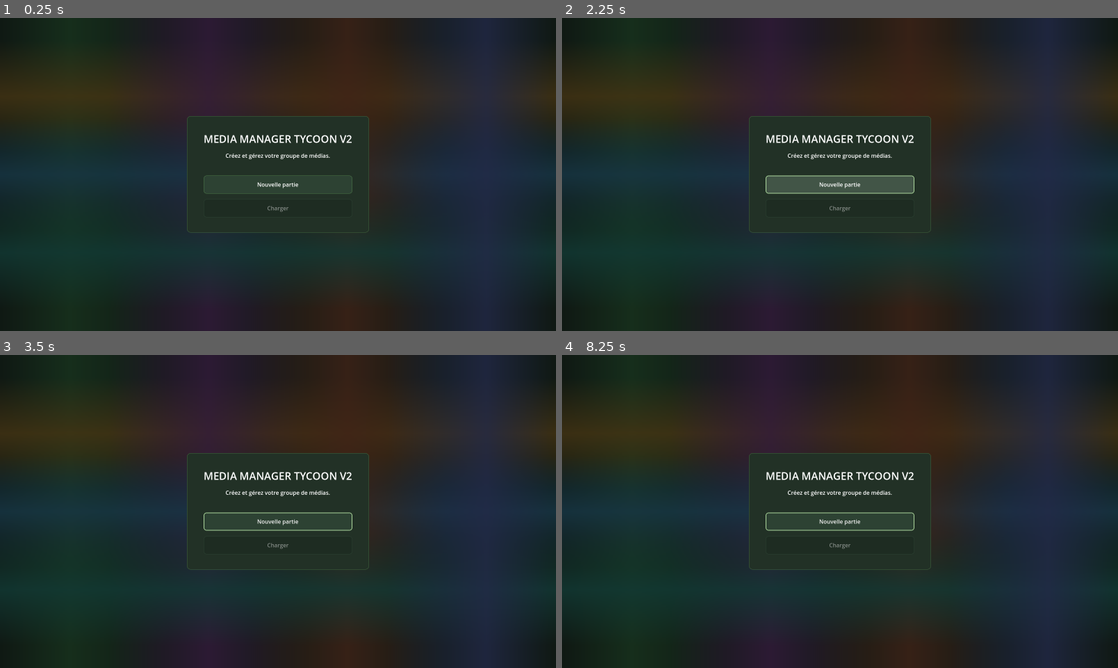
Above: before the commit, frames 1-4 (two rows, left to right).
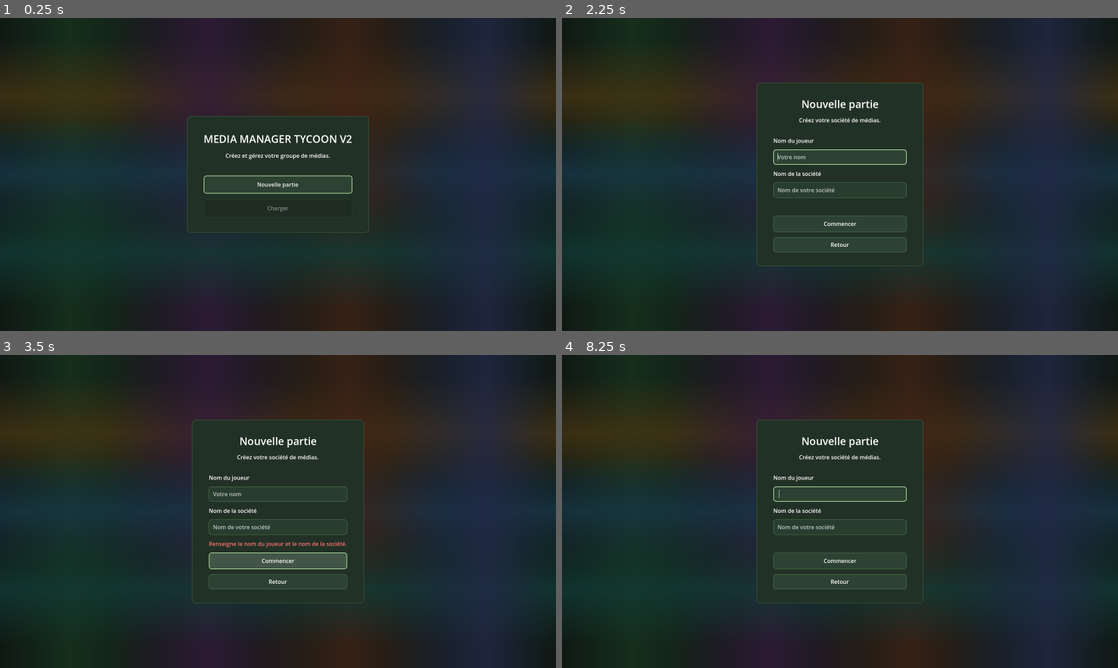
Above: after the commit, the same moments.

Repository: Adrienco69/MediaManagerTycoon_V2
Game: Godot game, scene res://scenes/main.tscn
Two runs of this game, one before a commit and one after it. Both use one fixed random seed, a clock stepped at 60 frames per second and the inputs below.
Inputs (mouse positions are in pixels of both pictures, inside the frame that each line leads up to):
- Up to frame 1 (0.25 s): no input
- Up to frame 2 (2.25 s): click "Nouvelle partie" at 0.5 s; click (840, 243) at 1.25 s, where only the run after the commit has a clickable "Retour"; click "Nouvelle partie" at 2 s
- Up to frame 3 (3.5 s): click (278, 561) at 2.75 s, where only the run after the commit has a clickable "Commencer"
- Up to frame 4 (8.25 s): click (840, 561) at 3.5 s, where only the run after the commit has a clickable "Commencer"; click (840, 580) at 4.25 s, where only the run after the commit has a clickable "Retour"; click "Nouvelle partie" at 5 s; click (840, 561) at 5.75 s, where only the run after the commit has a clickable "Commencer"; click (840, 580) at 6.5 s, where only the run after the commit has a clickable "Retour"; tap Enter at 7.25 s; tap Space at 8 s

The runs differ from the first frame. In frame 1, 0.2% of the frame differs, in the area x 36-64%, y 50-57%; in frame 2, 4.4%; in frame 3, 4.6%, in the area x 33-67%, y 20-80%; in frame 4, 3.3%.

Commit message:
Branche l'écran d'accueil avant la création de partie

Diff:
--- a/scripts/main.gd
+++ b/scripts/main.gd
@@ -2,6 +2,7 @@
 
 const UIThemeManagerScript = preload("res://scripts/ui/ui_theme_manager.gd")
 const StartScreenGradientScript = preload("res://scripts/ui/start_screen_gradient.gd")
+const StartMenuControllerScript = preload("res://scripts/ui/start_menu_controller.gd")
 const TopBarLayoutScript = preload("res://scripts/ui/top_bar_layout.gd")
 const NavigationButtonStateScript = preload("res://scripts/ui/navigation_button_state.gd")
 const GroupPageControllerScript = preload("res://scripts/ui/group_page_controller.gd")
@@ -14,7 +15,12 @@
 
 @onready var background: ColorRect = $Background
 @onready var start_screen: Control = %StartScreen
+@onready var home_panel: Control = %HomePanel
+@onready var new_game_panel: Control = $StartScreen/Center/Panel
 @onready var game_ui: Control = %GameUI
+@onready var new_game_menu_button: Button = %NewGameMenuButton
+@onready var load_game_button: Button = %LoadGameButton
+@onready var back_to_home_button: Button = %BackToHomeButton
 @onready var player_name_input: LineEdit = %PlayerNameInput
 @onready var company_name_input: LineEdit = %CompanyNameInput
 @onready var start_game_button: Button = %StartGameButton
@@ -40,6 +46,7 @@
 @onready var content_container: VBoxContainer = $GameUI/RootVBox/MainPanel/ContentMargin/ContentVBox
 @onready var page_title: Label = %PageTitle
 @onready var page_description: Label = %PageDescription
+@onready var home_title: Label = %HomeTitle
 @onready var start_title: Label = $StartScreen/Center/Panel/Margin/VBox/Title
 
 var _last_theme_day_key: int = -1
@@ -64,11 +71,7 @@
 	_connect_game_signals()
 	_connect_buttons()
 	_refresh_all()
-
-	if GameState.has_started_game():
-		_show_game_ui()
-	else:
-		_show_start_screen()
+	_show_start_screen()
 
 
 func _setup_start_screen_gradient() -> void:
@@ -95,6 +98,8 @@
 
 
 func _connect_buttons() -> void:
+	new_game_menu_button.pressed.connect(_show_new_game_form)
+	back_to_home_button.pressed.connect(_show_start_screen)
 	start_game_button.pressed.connect(_start_new_game)
 	player_name_input.text_submitted.connect(_on_identity_text_submitted)
 	company_name_input.text_submitted.connect(_on_identity_text_submitted)
@@ -115,8 +120,22 @@
 	GameState.set_time_mode(GameState.TimeMode.PAUSED)
 	start_screen.visible = true
 	game_ui.visible = false
-	start_error_label.text = ""
-	player_name_input.grab_focus()
+	StartMenuControllerScript.show_home(
+		home_panel,
+		new_game_panel,
+		load_game_button,
+		start_error_label
+	)
+	new_game_menu_button.grab_focus()
+
+
+func _show_new_game_form() -> void:
+	StartMenuControllerScript.show_new_game(
+		home_panel,
+		new_game_panel,
+		player_name_input,
+		start_error_label
+	)
 
 
 func _show_game_ui() -> void:
@@ -196,6 +215,7 @@
 		speed_label,
 		page_title,
 		page_description,
+		home_title,
 		start_title
 	]
 
